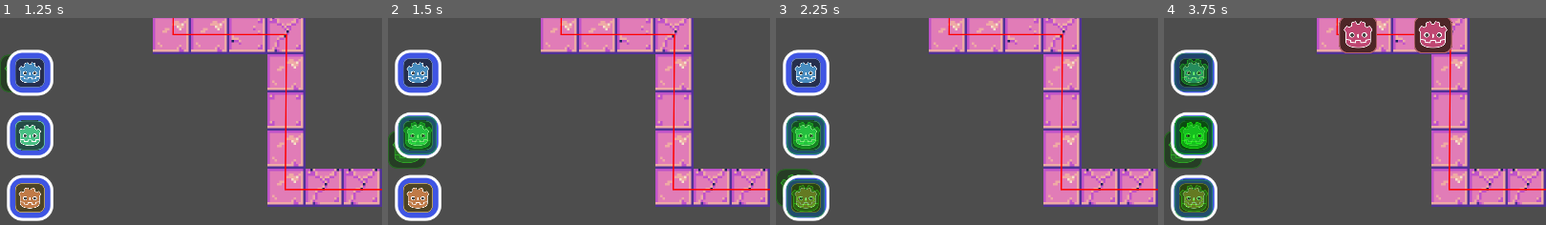
Above: before the commit, frames 1-4 (left to right).
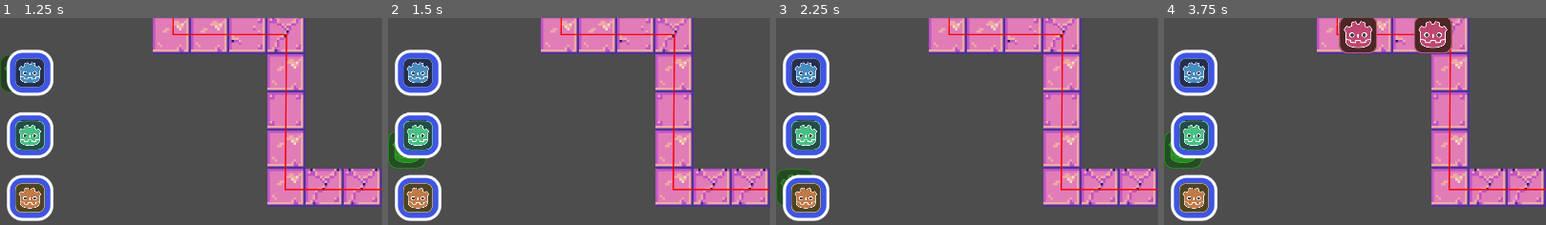
Above: after the commit, the same moments.

Repository: Galitie/20-sec-game-jam
Game: Godot game, scene res://Prototype/main.tscn
Two runs of this game, one before a commit and one after it. Both use one fixed random seed, a clock stepped at 60 frames per second and the inputs below.
Inputs (mouse positions are % of the whole screen's width and height, from its top left):
- Up to frame 1 (1.25 s): click (4, 57) at 0.5 s
- Up to frame 2 (1.5 s): click (4, 72) at 1.25 s
- Up to frame 3 (2.25 s): click (4, 87) at 2 s
- Up to frame 4 (3.75 s): click (4, 57) at 2.75 s; click (4, 72) at 3.5 s
The pictures show only the part of the screen within x 0-50%, y 44-94%; the shares and areas given below are measured in that part.

Frame 1 is identical in both runs. In frame 2, 2.0% of the frame differs, in the area x 0-13%, y 47-73%; in frame 3, 3.5%; in frame 4, 5.5%, in the area x 0-13%, y 17-97%.

Commit message:
can no longer stack build on buttons

Diff:
--- a/Prototype/main.gd
+++ b/Prototype/main.gd
@@ -52,6 +52,8 @@
 
 
 func initiate_build_mode(tower_type):
+	if build_mode:
+		cancel_build_mode()
 	build_type = tower_type
 	build_mode = true
 	get_node("CanvasLayer").set_tower_preview(build_type, get_global_mouse_position())
@@ -75,7 +77,7 @@
 func cancel_build_mode():
 	build_mode = false
 	build_valid = false
-	get_node("CanvasLayer/TowerPreview").queue_free()
+	get_node("CanvasLayer/TowerPreview").free()
 
 
 func verify_and_build():
